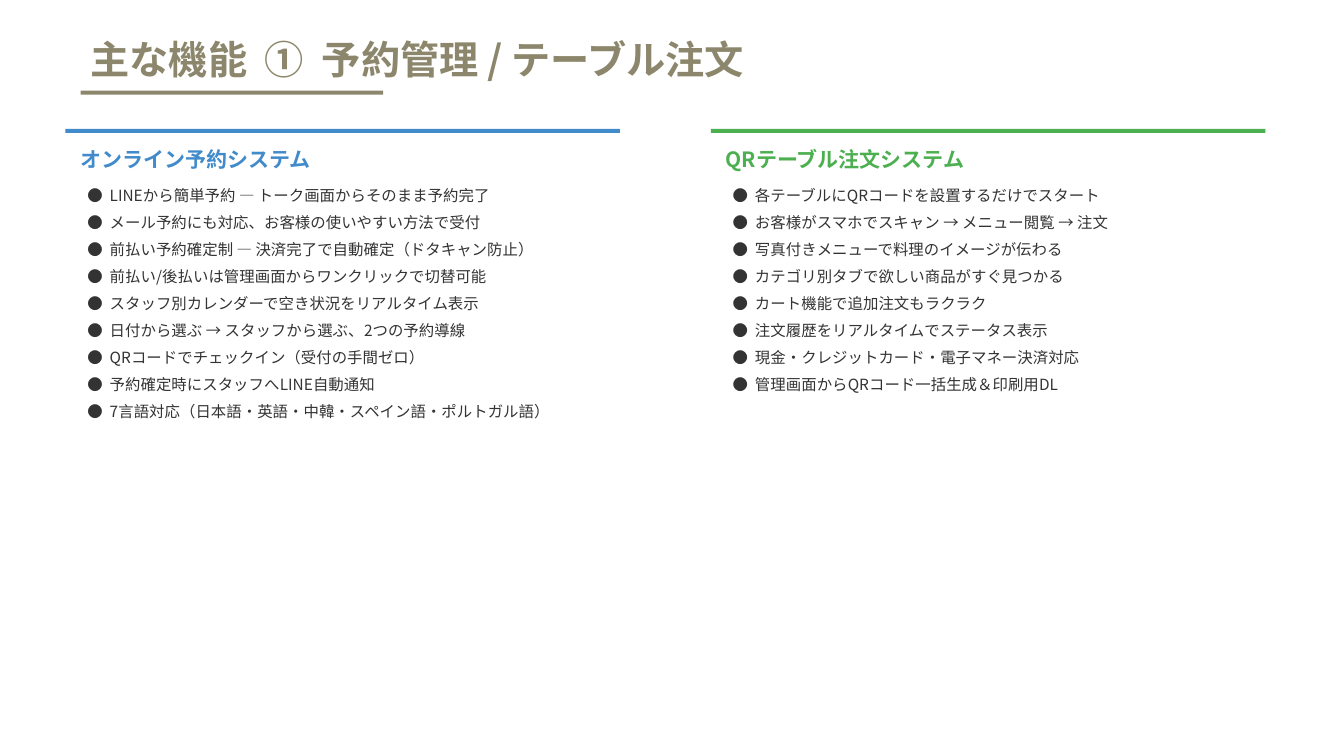
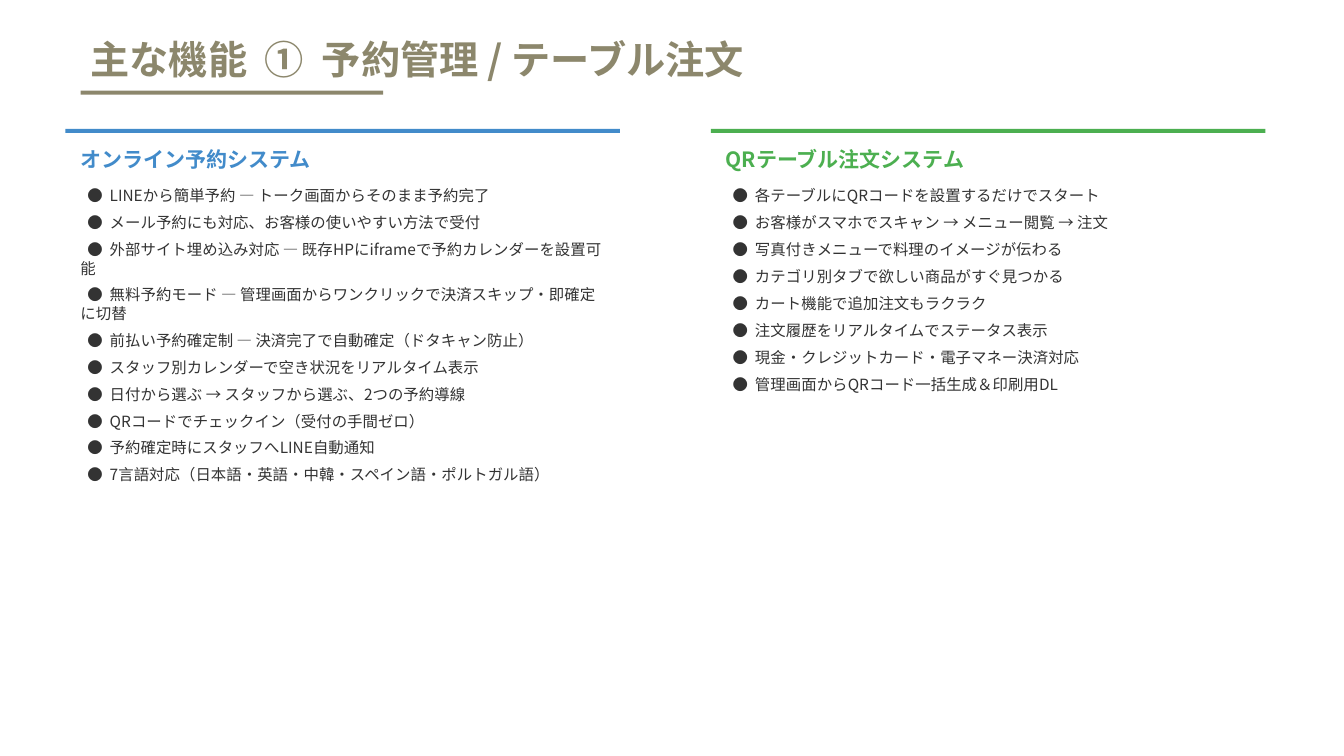
Before and after one commit to FUHI12342/NewFUHI, a slide deck: slide 4 of docs/TimeBaiBai_サービス紹介資料.pptx. Drawn at 1344x756 pixels with LibreOffice and Linux fonts; fonts in the diff are those of the drawing. Boxes give left, top, right and bottom in pixels: in the first picture for what was removed or moved away, otherwise in the second. Text is boxed around its words. In the diff, an @@ line names an element or a change of style, - is before the commit and + after.

```diff
--- a/docs/TimeBaiBai_サービス紹介資料.pptx
+++ b/docs/TimeBaiBai_サービス紹介資料.pptx
@@ text at (80, 242, 601, 321): paragraphs added @@
+● 外部サイト埋め込み対応 — 既存HPにiframeで予約カレンダーを設置可能
+● 無料予約モード — 管理画面からワンクリックで決済スキップ・即確定に切替
@@ text at (110, 269, 487, 285): paragraph removed @@
-● 前払い/後払いは管理画面からワンクリックで切替可能
```
Also in this commit, not shown: 2 other slides changed, 3 other files.
